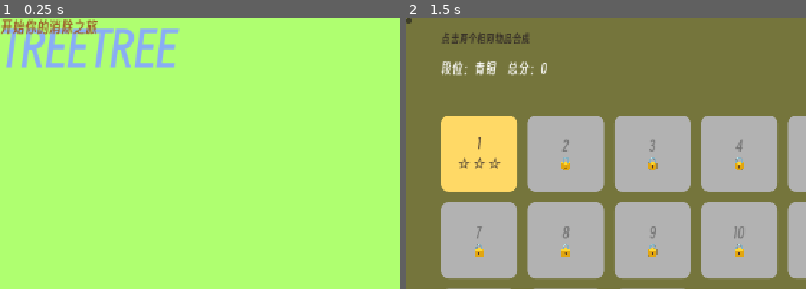
Above: before the commit, frames 1-2 (left to right).
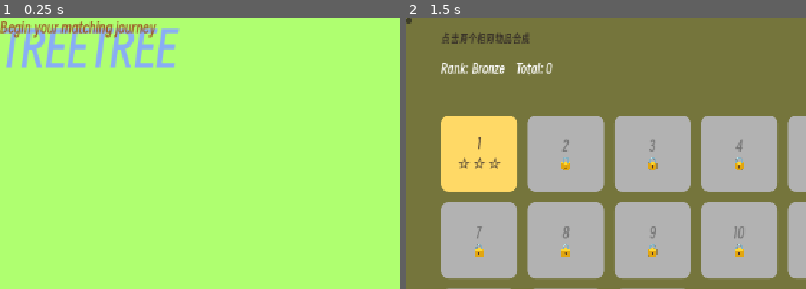
Above: after the commit, the same moments.

Repository: zxj-yu/tile-match-puzzle
Game: Godot game, scene res://scenes/Main.tscn
Same seed, same stepped clock (60 frames per second), same inputs: the game is played once before the commit and once after it.
Inputs:
- Up to frame 1 (0.25 s): no input
- Up to frame 2 (1.5 s): click "Add Item" at 0.5 s; click "开始游戏" at 1.25 s
The pictures show only the part of the screen within x 0-50%, y 0-50%; the shares and areas given below are measured in that part.

The runs differ from the first frame. In frame 1, 1.5% of the frame differs, in the area x 0-40%, y 0-8%; in frame 2, 1.0%.

Commit message:
feat: localize all in-game text to English

Diff:
--- a/levels.json
+++ b/levels.json
@@ -1,7 +1,7 @@
 {
   "levels": [
     {
-      "name": "初峰",
+      "name": "First Peak",
       "types": 5,
       "time_limit": 110,
       "slot_count": 7,
@@ -32,7 +32,7 @@
       ]
     },
     {
-      "name": "双子塔",
+      "name": "Twin Towers",
       "types": 6,
       "time_limit": 120,
       "slot_count": 7,
@@ -63,7 +63,7 @@
       ]
     },
     {
-      "name": "菱渊",
+      "name": "Diamond Deep",
       "types": 7,
       "time_limit": 130,
       "slot_count": 7,
@@ -97,7 +97,7 @@
       ]
     },
     {
-      "name": "霜塔",
+      "name": "Frost Tower",
       "types": 8,
       "time_limit": 140,
       "slot_count": 6,
@@ -135,7 +135,7 @@
       ]
     },
     {
-      "name": "冻十字",
+      "name": "Frozen Cross",
       "types": 9,
       "time_limit": 150,
       "slot_count": 6,
@@ -173,7 +173,7 @@
       ]
     },
     {
-      "name": "寒峰双子",
+      "name": "Icy Twins",
       "types": 10,
       "time_limit": 160,
       "slot_count": 6,
@@ -212,7 +212,7 @@
       ]
     },
     {
-      "name": "石城",
+      "name": "Stone Keep",
       "types": 11,
       "time_limit": 160,
       "slot_count": 6,
@@ -251,7 +251,7 @@
       ]
     },
     {
-      "name": "石菱",
+      "name": "Rocky Gem",
       "types": 12,
       "time_limit": 170,
       "slot_count": 6,
@@ -291,7 +291,7 @@
       ]
     },
     {
-      "name": "巨塔",
+      "name": "Grand Tower",
       "types": 13,
       "time_limit": 175,
       "slot_count": 6,
@@ -332,7 +332,7 @@
       ]
     },
     {
-      "name": "困阵",
+      "name": "The Trap",
       "types": 14,
       "time_limit": 185,
       "slot_count": 6,
@@ -378,7 +378,7 @@
       ]
     },
     {
-      "name": "回环",
+      "name": "The Ring",
       "types": 15,
       "time_limit": 190,
       "slot_count": 6,
@@ -417,7 +417,7 @@
       ]
     },
     {
-      "name": "绝壁双塔",
+      "name": "Sheer Towers",
       "types": 16,
       "time_limit": 200,
       "slot_count": 6,
@@ -463,7 +463,7 @@
       ]
     },
     {
-      "name": "千层菱",
+      "name": "Thousand Layers",
       "types": 17,
       "time_limit": 210,
       "slot_count": 5,
@@ -510,7 +510,7 @@
       ]
     },
     {
-      "name": "通天塔",
+      "name": "Skyreach",
       "types": 18,
       "time_limit": 220,
       "slot_count": 5,
@@ -557,7 +557,7 @@
       ]
     },
     {
-      "name": "终焉迷城",
+      "name": "Final Labyrinth",
       "types": 18,
       "time_limit": 240,
       "slot_count": 5,
--- a/scripts/GridManager.gd
+++ b/scripts/GridManager.gd
@@ -402,7 +402,7 @@
 	var color = Color(1, 0.85, 0.2)
 	if combo_count >= 3:
 		color = Color(1, 0.4, 0.3)
-		text += "  连击x" + str(combo_count) + "!"
+		text += "  Combo x" + str(combo_count) + "!"
 	FloatingText.spawn(self, pos, text, color)
 
 # ===== 道具 =====
--- a/scripts/LevelSelect.gd
+++ b/scripts/LevelSelect.gd
@@ -16,7 +16,7 @@
 	# 顶部显示段位和总分
 	var rank = SaveManager.get_rank()
 	var score = SaveManager.data["total_score"]
-	rank_label.text = "段位：" + rank + "    总分：" + str(score)
+	rank_label.text = "Rank: " + rank + "    Total: " + str(score)
 
 	var unlocked = SaveManager.data["unlocked_level"]
 
--- a/scripts/SaveManager.gd
+++ b/scripts/SaveManager.gd
@@ -12,13 +12,13 @@
 
 # 段位定义
 const RANKS = [
-	{ "name": "青铜", "min": 0 },
-	{ "name": "白银", "min": 3000 },
-	{ "name": "黄金", "min": 8000 },
-	{ "name": "铂金", "min": 18000 },
-	{ "name": "钻石", "min": 35000 },
-	{ "name": "大师", "min": 60000 },
-	{ "name": "王者", "min": 100000 },
+	{ "name": "Bronze", "min": 0 },
+	{ "name": "Silver", "min": 3000 },
+	{ "name": "Gold", "min": 8000 },
+	{ "name": "Platinum", "min": 18000 },
+	{ "name": "Diamond", "min": 35000 },
+	{ "name": "Master", "min": 60000 },
+	{ "name": "King", "min": 100000 },
 ]
 
 func _ready():
--- a/scripts/TitleScreen.gd
+++ b/scripts/TitleScreen.gd
@@ -18,9 +18,9 @@
 	var unlocked = SaveManager.data["unlocked_level"]
 	var best_wave = SaveManager.data["endless_best"]
 	if unlocked == 0 and SaveManager.data["total_score"] == 0:
-		subtitle_label.text = "开始你的消除之旅"
+		subtitle_label.text = "Begin your matching journey"
 	else:
-		subtitle_label.text = "段位：" + rank + "    已解锁 " + str(int(unlocked) + 1) + " 关    无尽最高 " + str(int(best_wave)) + " 波"
+		subtitle_label.text = "Rank: " + rank + "    Level " + str(int(unlocked) + 1) + " unlocked    Endless best: Wave " + str(int(best_wave))
 
 func show_screen():
 	visible = true
--- a/scripts/UI.gd
+++ b/scripts/UI.gd
@@ -27,15 +27,16 @@
 	title_screen.endless_pressed.connect(_on_title_endless)
 	level_select.level_chosen.connect(_on_level_chosen)
 	$"../LevelSelect/Panel/BackButton".pressed.connect(_on_level_select_back)
-	# 暂停
+	# Pause
 	pause_button.pressed.connect(_on_pause_pressed)
 	$PausePanel/ResumeButton.pressed.connect(_on_resume_pressed)
 	$PausePanel/RetryButton.pressed.connect(_on_pause_retry)
 	$PausePanel/HomeButton.pressed.connect(_on_pause_home)
-	# 道具
+	# Power-ups
 	slot_skill_button.pressed.connect(func(): grid_manager.use_skill_slot())
 	time_skill_button.pressed.connect(func(): grid_manager.use_skill_time())
 	shuffle_skill_button.pressed.connect(func(): grid_manager.use_skill_shuffle())
+
 	grid_manager.progress_changed.connect(_on_progress_changed)
 	grid_manager.level_changed.connect(_on_level_changed)
 	grid_manager.level_won_stars.connect(_on_level_won_stars)
@@ -45,6 +46,7 @@
 	grid_manager.time_updated.connect(_on_time_updated)
 	grid_manager.score_updated.connect(_on_score_updated)
 	grid_manager.skills_updated.connect(_on_skills_updated)
+
 	result_panel.visible = false
 	start_menu.visible = false
 	pause_panel.visible = false
@@ -53,24 +55,21 @@
 	level_select.hide_menu()
 	title_screen.show_screen()
 	time_label.text = ""
-	# 布局重排 + 充气按钮样式
+	# Layout & candy-button styling
 	_setup_ui_layout()
-	# 背景音乐
+	# Background music
 	SoundManager.play_bgm()
 
 func _setup_ui_layout():
-	# ===== 布局重排 =====
-	# 暂停 & 重试：右侧同一列
+	# ===== Layout =====
 	pause_button.position = Vector2(1000, 130)
 	pause_button.size = Vector2(120, 52)
 	add_button.position = Vector2(1000, 195)
 	add_button.size = Vector2(120, 52)
-
-	# 道具栏：收纳格正下方
 	skill_bar.position = Vector2(60, 706)
 	skill_bar.size = Vector2(620, 56)
 
-	# ===== 充气按钮样式 =====
+	# ===== Candy-style buttons =====
 	ButtonStyler.style(pause_button, Color(1.0, 0.62, 0.35), 20)
 	ButtonStyler.style(add_button, Color(1.0, 0.62, 0.35), 20)
 	ButtonStyler.style(slot_skill_button, Color(0.45, 0.72, 0.95), 18)
@@ -83,8 +82,9 @@
 	ButtonStyler.style($"../TitleScreen/Panel/StartButton", Color(1.0, 0.62, 0.35), 28)
 	ButtonStyler.style($"../TitleScreen/Panel/EndlessButton", Color(0.45, 0.72, 0.95), 22)
 
-# ===== 首页 =====
+# ===== Title screen =====
 func _on_title_start():
+	SoundManager.play("button")
 	title_screen.hide_screen()
 	pause_button.visible = false
 	skill_bar.visible = false
@@ -92,19 +92,22 @@
 	level_select.show_menu()
 
 func _on_title_endless():
+	SoundManager.play("button")
 	title_screen.hide_screen()
 	pause_button.visible = true
 	skill_bar.visible = true
 	grid_manager.start_endless()
 
-# ===== 关卡选择 =====
+# ===== Level select =====
 func _on_level_chosen(index: int):
+	SoundManager.play("button")
 	level_select.hide_menu()
 	pause_button.visible = true
 	skill_bar.visible = true
 	grid_manager.start_level(index)
 
 func _on_level_select_back():
+	SoundManager.play("button")
 	level_select.hide_menu()
 	pause_button.visible = false
 	skill_bar.visible = false
@@ -116,40 +119,46 @@
 	level_select.build(grid_manager.campaign_levels.size())
 	level_select.show_menu()
 
-# ===== 暂停 =====
+# ===== Pause =====
 func _on_pause_pressed():
+	SoundManager.play("button")
 	grid_manager.pause_game()
 	pause_panel.visible = true
 
 func _on_resume_pressed():
+	SoundManager.play("button")
 	pause_panel.visible = false
 	grid_manager.resume_game()
 
 func _on_pause_retry():
+	SoundManager.play("button")
 	pause_panel.visible = false
 	grid_manager.retry_level()
 
 func _on_pause_home():
+	SoundManager.play("button")
 	pause_panel.visible = false
 	pause_button.visible = false
 	skill_bar.visible = false
 	grid_manager.quit_to_title()
 	title_screen.show_screen()
 
-# ===== 道具显示 =====
+# ===== Power-up display =====
 func _on_skills_updated(slot: int, time: int, shuffle: int):
-	slot_skill_button.text = "➕收纳格 x" + str(slot)
-	time_skill_button.text = "⏱+5秒 x" + str(time)
-	shuffle_skill_button.text = "🔀打乱 x" + str(shuffle)
+	slot_skill_button.text = "➕Slot x" + str(slot)
+	time_skill_button.text = "⏱+5s x" + str(time)
+	shuffle_skill_button.text = "🔀Shuffle x" + str(shuffle)
 	slot_skill_button.disabled = slot <= 0
 	time_skill_button.disabled = time <= 0
 	shuffle_skill_button.disabled = shuffle <= 0
 
-# ===== 游戏内按钮 =====
+# ===== In-game buttons =====
 func _on_add_button_pressed():
+	SoundManager.play("button")
 	grid_manager.retry_level()
 
 func _on_result_button_pressed():
+	SoundManager.play("button")
 	result_panel.visible = false
 	match button_mode:
 		"retry":
@@ -159,17 +168,17 @@
 		"restart_all":
 			_return_to_level_select()
 
-# ===== 关卡事件 =====
+# ===== Level events =====
 func _on_level_changed(level_index: int):
 	result_panel.visible = false
-	add_button.text = "重试本关"
-	message_label.text = "点击最上层方块，凑齐3个相同的消除"
+	add_button.text = "Retry"
+	message_label.text = "Tap uncovered tiles — match 3 to clear!"
 
 func _on_progress_changed(remaining: int):
 	if grid_manager.mode == grid_manager.Mode.ENDLESS:
-		score_label.text = "剩余：" + str(remaining)
+		score_label.text = "Left: " + str(remaining)
 	else:
-		score_label.text = "第" + str(grid_manager.current_level + 1) + "关 | 剩余：" + str(remaining)
+		score_label.text = "Level " + str(grid_manager.current_level + 1) + " | Left: " + str(remaining)
 
 func _on_time_updated(seconds_left: float):
 	var s = int(ceil(seconds_left))
@@ -184,27 +193,27 @@
 	var combo_str = ""
 	if combo >= 2:
 		var mult = min(1.0 + (combo - 1) * 0.5, 3.0)
-		combo_str = "  连击x" + str(combo) + " (×" + str(mult) + ")"
-	message_label.text = "本局 " + str(current) + " | 段位:" + rank + combo_str
+		combo_str = "  Combo x" + str(combo) + " (×" + str(mult) + ")"
+	message_label.text = "Score " + str(current) + " | Rank: " + rank + combo_str
 
 func _on_wave_changed(wave: int):
 	time_label.text = ""
-	score_label.text = "无尽模式 | 第 " + str(wave) + " 波"
-
-# ===== 结算 =====
+	score_label.text = "Endless | Wave " + str(wave)
+
+# ===== Results =====
 func _on_level_won_stars(level_index: int, stars: int, time_used: float):
 	button_mode = "next"
 	var star_str = "⭐".repeat(stars) + "☆".repeat(3 - stars)
-	result_label.text = star_str + "\n用时 " + str(int(time_used)) + " 秒\n段位:" + SaveManager.get_rank()
-	result_button.text = "返回关卡选择"
+	result_label.text = star_str + "\nTime: " + str(int(time_used)) + "s\nRank: " + SaveManager.get_rank()
+	result_button.text = "Level Select"
 	pause_button.visible = false
 	skill_bar.visible = false
 	_show_result()
 
 func _on_all_complete():
 	button_mode = "restart_all"
-	result_label.text = "🏆 全部通关！\n段位:" + SaveManager.get_rank()
-	result_button.text = "返回关卡选择"
+	result_label.text = "All levels complete!\nRank: " + SaveManager.get_rank()
+	result_button.text = "Level Select"
 	pause_button.visible = false
 	skill_bar.visible = false
 	_show_result()
@@ -212,10 +221,10 @@
 func _on_game_lost():
 	button_mode = "retry"
 	if grid_manager.mode == grid_manager.Mode.ENDLESS:
-		result_label.text = "💀 撑到第 " + str(grid_manager.endless_wave + 1) + " 波！"
+		result_label.text = "Reached Wave " + str(grid_manager.endless_wave + 1) + "!"
 	else:
-		result_label.text = "💀 时间到 / 收集槽满了！"
-	result_button.text = "再来一次"
+		result_label.text = "Time's up / Tray full!"
+	result_button.text = "Try Again"
 	_show_result()
 
 func _show_result():
